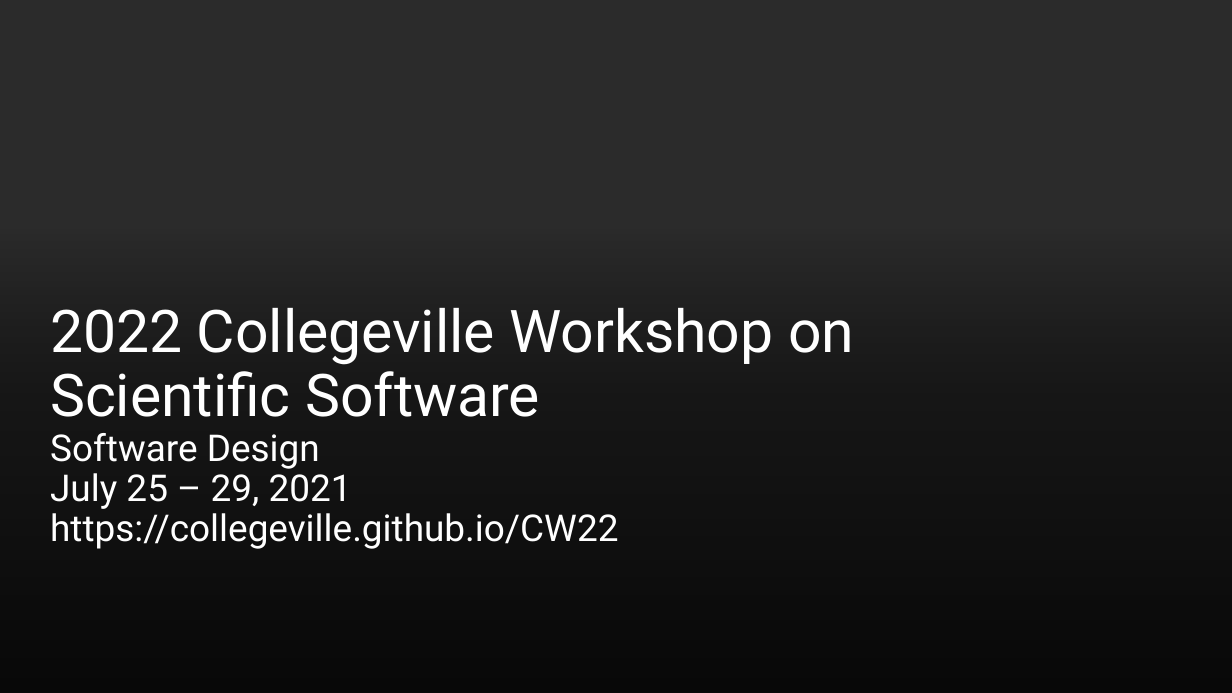
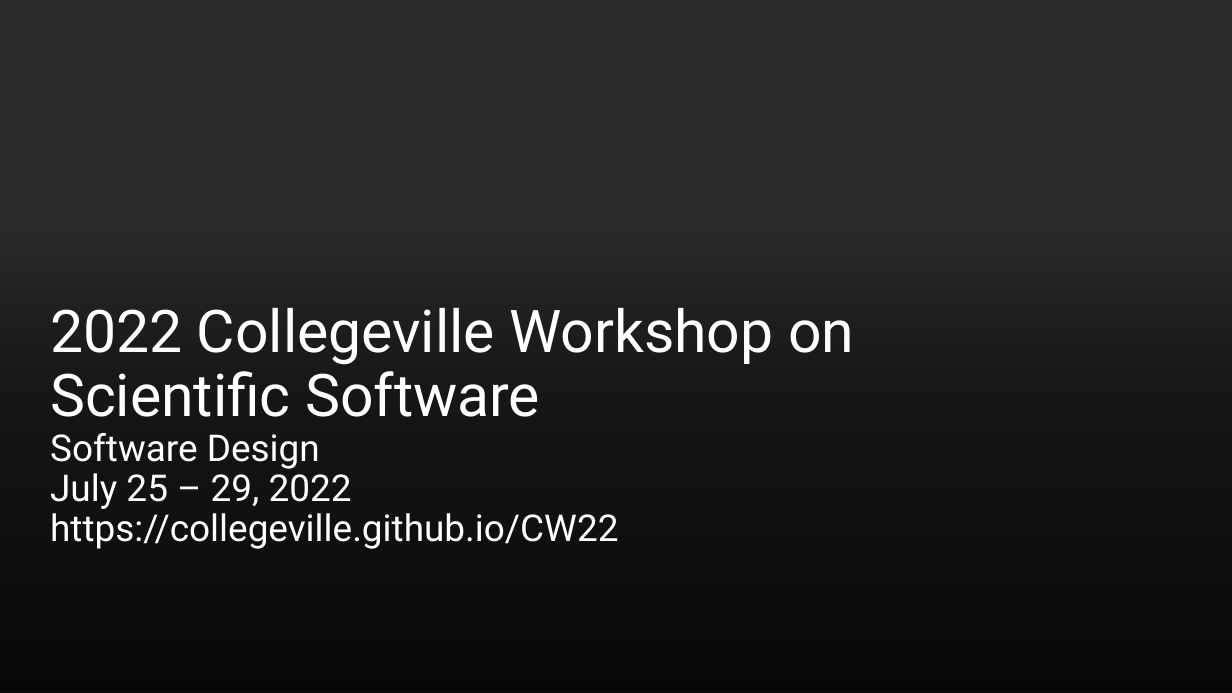
Before and after one commit to jmgate/CW22, a slide deck: slide 1 of assets/Collegeville22WorkshopImages.pptx. Drawn at 1232x693 pixels with LibreOffice and Linux fonts; fonts in the diff are those of the drawing; background and template pictures are left out; a plain dark background stands for a picture behind light text. Boxes give left, top, right and bottom in pixels: in the first picture for what was removed or moved away, otherwise in the second. Text is boxed around its words. In the diff, an @@ line names an element or a change of style, - is before the commit and + after.

```diff
--- a/assets/Collegeville22WorkshopImages.pptx
+++ b/assets/Collegeville22WorkshopImages.pptx
@@ title at bbox=[50, 308, 854, 549]: text changed @@
-2022 Collegeville Workshop on Scientific Software
-Software Design
-July 25 – 29, 2021
-https://collegeville.github.io/CW22
+2022 Collegeville Workshop on Scientific Software
+Software Design
+July 25 – 29, 2022
+https://collegeville.github.io/CW22
```
Also in this commit, not shown: 3 other files.
